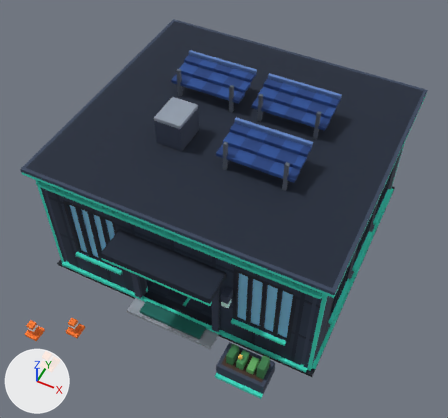
A saved change to the glTF model assets/campus/training/training_e4_l1.glb.
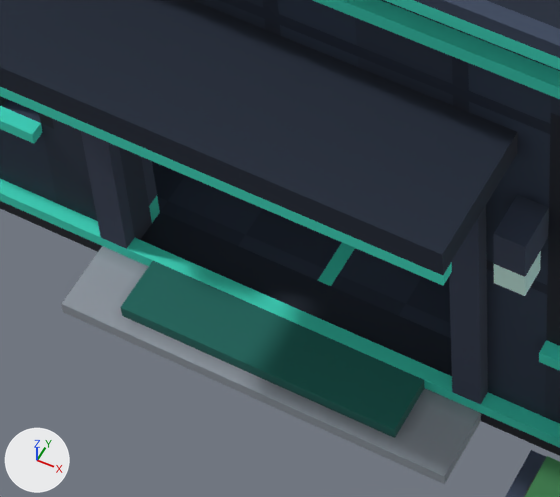
Each version appears first whole from a 50 mm lens placed at (5.7, -10.52, 15.88), pointed at (0.33, 0.21, 2.47), and next in a close-up on the part from 25% to 53% of the width and 58% to 84% of the height. Lighting does not change. The marker at lower left points along +X, +Y and +Z. The older version's two pictures come first. Vertices at exactly the same position are counted once.

The scene before the commit, as lines of its bpy script (objects in view):
```python
me_base = bpy.data.meshes.new('Base')
me_base.from_pydata(...)  # 4568 vertices, 6814 faces; spans x -4.3..4.3, y -5.4..5.7, z 0.0..3.3
me_base.materials.append(mat_campus_voxel)
me_cutpz = bpy.data.meshes.new('CutPZ')
me_cutpz.from_pydata(...)  # 912 vertices, 1204 faces; spans x -4.2..4.2, y -3.1..-1.7, z 0.0..3.0
me_cutpz.materials.append(mat_campus_voxel)
me_cutroof = bpy.data.meshes.new('CutRoof')
me_cutroof.from_pydata(...)  # 1192 vertices, 1894 faces; spans x -4.4..4.4, y -2.4..5.8, z 0.0..1.2
me_cutroof.materials.append(mat_campus_voxel)
ob_base = bpy.data.objects.new('Base', me_base)
ob_base.location = (0.0, 0.0, 0.0)
ob_cutpz = bpy.data.objects.new('CutPZ', me_cutpz)
ob_cutpz.location = (0.0, 0.0, 1.0)
ob_cutroof = bpy.data.objects.new('CutRoof', me_cutroof)
ob_cutroof.location = (0.0, 0.0, 4.0)
```
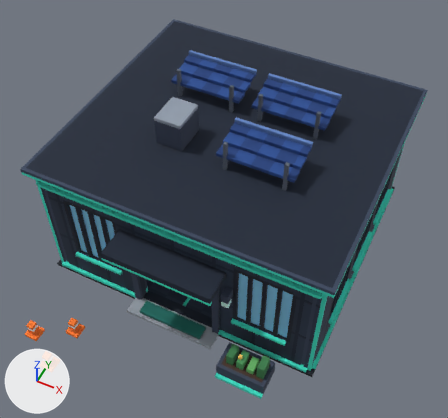
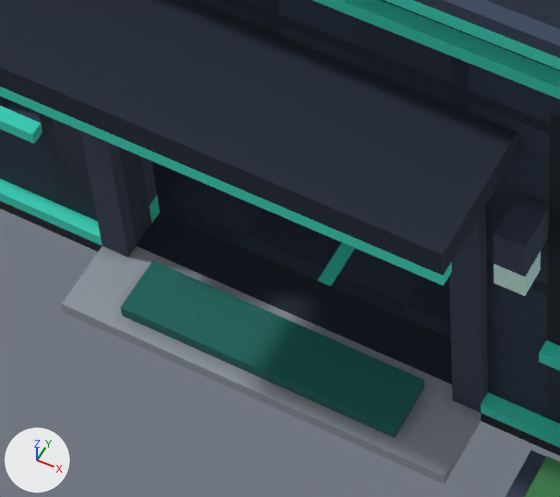
Location of each change, [x1, y1, x2, y2] in pixels of the close-ups (560 x 497 px; the box of a moved part takes in the faces that stretch with it):
part 1 of me_base, moved or reshaped (not visible before)
    after: [94, 207, 245, 269]
part 2 of me_base, moved or reshaped (not visible before)
    after: [127, 322, 481, 450]
part 3 of me_base, moved or reshaped
    before: [98, 235, 484, 416]
    after: [100, 235, 468, 411]
part 4 of me_base, recoloured
    after: [127, 238, 136, 257]

The edits, one by one:
me_base is used by ob_base; location (0.0, 0.0, 0.0).
me_base had 4568 vertices, 6814 faces and spanned x -4.3..4.3, y -5.4..5.7, z 0.0..3.3.
me_base now has 4568 vertices, 6820 faces and spans x -4.3..4.3, y -5.4..5.7, z 0.0..3.3.
me_base part 1: 182 of 4568 vertices moved; they spanned x -1.3..-0.9, y 1.2..5.6, z 0.1..3.2 and now span x -1.3..-0.9, y -2.4..5.6, z 0.1..3.2; mean shift (0.0, -0.67, -0.02); largest move (-1.1, 5.3, 2.7) -> (-1.0, -2.3, 0.1).
me_base part 2: 135 of 4568 vertices moved; they spanned x 0.9..1.3, y 3.2..5.6, z 0.1..1.4 and now span x 0.9..1.3, y -2.8..5.6, z 0.1..1.4; mean shift (0.0, -0.88, -0.02); largest move (0.9, 5.6, 1.0) -> (0.9, -2.8, 0.1).
me_base part 3: 95 of 4568 vertices moved; they spanned x -1.3..1.3, y -2.8..1.6, z 0.1..1.0 and now span x -1.3..1.3, y -2.8..5.6, z 0.1..1.2; mean shift (0.0, 2.51, 0.03); largest move (-1.1, -2.8, 0.1) -> (-1.1, 5.6, 0.3).
me_base part 4: 13 kept faces spanning x -1.2..1.2, y -2.3..5.3, z 0.1..1.7 get new vertex colours.
